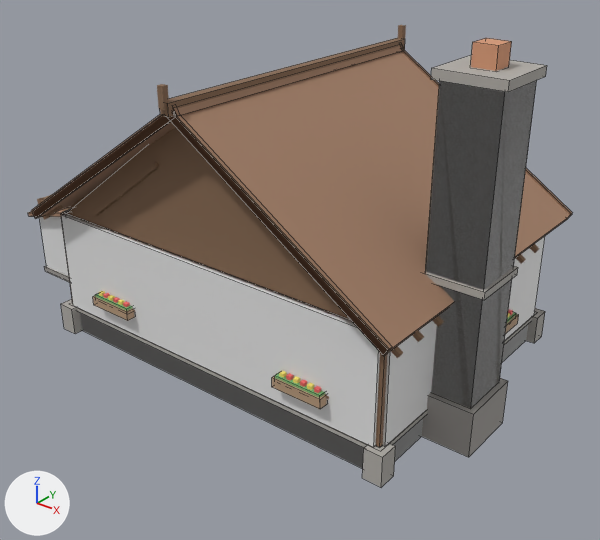
Renders of the Blender file public/models/farmhouse_exterior.blend from each side of a commit.
Camera for both pictures: a 50 mm lens placed at (13.08, -16.4, 12.16), pointed at (-0.41, 0.47, 1.7). Every picture has the same lights, and +X, +Y and +Z are marked at lower left. The first picture is the older version. Mesh edges are drawn as thin lines on the coarser meshes.

In view in the first picture: 'Bargeboard_E_-1', 'Chimney_Breast', 'Chimney_Crown', 'Chimney_Plinth', 'Foundation_Quoin_-5.3_-3.9', 'Foundation_Quoin_5.3_-3.9', 'Foundation_Quoin_5.3_3.9', 'Gable_North', 'Roof_Ridge_Beam', 'Roof_Slope_East', 'Roof_Slope_West', 'Woodshed_Roof', 'Woodshed_Sill', 'chimney-col', 'foundation-col', 'wall_east-col', 'wall_north-col' and 28 more.
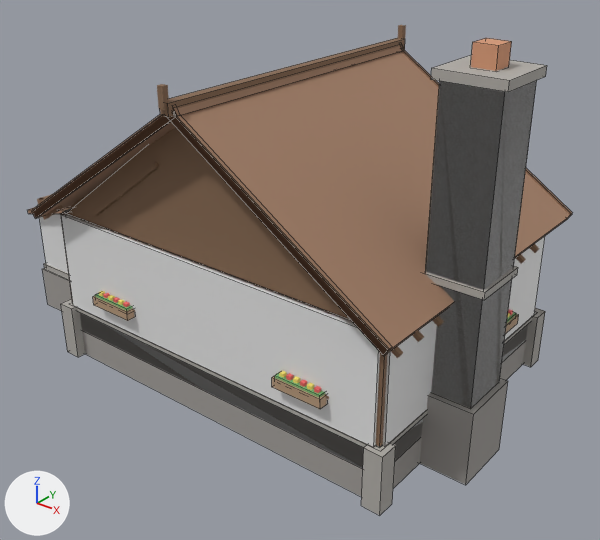
Where the newer file only moved an object's origin or applied its transform, the numbers keep the older frame.

Pixel boxes (x1, y1, x2, y2) of what changed, in the pictures (600 x 540 px; the box of a moved part takes in the faces that stretch with it):
'Foundation_Plinth', moved, rescaled (not visible before)
    after: (80, 313, 528, 497)
'Chimney_Plinth', moved, rescaled (35% taller)
    before: (422, 378, 508, 457)
    after: (420, 378, 508, 485)
'Foundation_Quoin_5.3_-3.9', reshaped, moved (62% taller)
    before: (362, 443, 396, 487)
    after: (361, 443, 396, 515)
'Foundation_Quoin_-5.3_-3.9', reshaped, moved (14% wider, 64% taller)
    before: (61, 299, 82, 334)
    after: (61, 299, 85, 357)
'Foundation_Quoin_5.3_3.9', reshaped, moved (15% wider, 67% taller)
    before: (526, 308, 545, 343)
    after: (523, 308, 545, 367)
'Woodshed_Foundation', added
    after: (43, 268, 72, 311)
'Woodshed_Sill', moved (mostly hidden)
    before: (44, 265, 70, 282)
    after: (44, 263, 69, 279)
'Woodshed_Roof', moved (mostly hidden)
    before: (28, 210, 66, 217)
    after: (28, 208, 67, 214)
part 5 of me_cube_225, moved or reshaped
    before: (422, 381, 508, 457)
    after: (420, 381, 508, 485)
'foundation-col', unchanged, covered by the edit
    before: (80, 313, 528, 469)
    after: (108, 326, 526, 469)

What changed in the scene script:
```text
Change me_cube:
    used by ob_foundation_plinth; parent = ob_farmhouse_exterior_root; location = (0.0, 0.0, 0.4)
    remove me_cube.from_pydata(...)  # 8 vertices, 6 faces; spans x -5.3..5.3, y -3.9..3.9, z -0.4..0.4
    add me_cube.from_pydata(...)  # 8 vertices, 6 faces; spans x -5.3..5.3, y -3.9..3.9, z -1.2..0.4
    me_cube part 1: the whole mesh is scaled about its middle by (1, 1, 2), then moved by (0.0, 0.0, -0.4)
Change me_cube_002:
    used by ob_foundation_quoin__5_3__3_9; parent = ob_farmhouse_exterior_root; location = (-5.3, -3.9, 0.4)
    remove me_cube_002.from_pydata(...)  # 8 vertices, 6 faces; spans x -0.25..0.25, y -0.25..0.25, z -0.41..0.41
    add me_cube_002.from_pydata(...)  # 8 vertices, 6 faces; spans x -0.25..0.25, y -0.25..0.25, z -0.81..0.81
    me_cube_002 part 2
    add for i in [0, 2, 4, 6]: me_cube_002.vertices[i].co += Vector((0.0, 0.0, -0.4))
    add for i in [1, 3, 5, 7]: me_cube_002.vertices[i].co += Vector((0.0, 0.0, 0.4))
Change me_cube_004:
    used by ob_foundation_quoin_5_3__3_9; parent = ob_farmhouse_exterior_root; location = (5.3, -3.9, 0.4)
    remove me_cube_004.from_pydata(...)  # 8 vertices, 6 faces; spans x -0.25..0.25, y -0.25..0.25, z -0.41..0.41
    add me_cube_004.from_pydata(...)  # 8 vertices, 6 faces; spans x -0.25..0.25, y -0.25..0.25, z -0.81..0.81
    me_cube_004 part 3
    add for i in [0, 2, 4, 6]: me_cube_004.vertices[i].co += Vector((0.0, 0.0, -0.4))
    add for i in [1, 3, 5, 7]: me_cube_004.vertices[i].co += Vector((0.0, 0.0, 0.4))
Change me_cube_005:
    used by ob_foundation_quoin_5_3_3_9; parent = ob_farmhouse_exterior_root; location = (5.3, 3.9, 0.4)
    remove me_cube_005.from_pydata(...)  # 8 vertices, 6 faces; spans x -0.25..0.25, y -0.25..0.25, z -0.41..0.41
    add me_cube_005.from_pydata(...)  # 8 vertices, 6 faces; spans x -0.25..0.25, y -0.25..0.25, z -0.81..0.81
    me_cube_005 part 4
    add for i in [0, 2, 4, 6]: me_cube_005.vertices[i].co += Vector((0.0, 0.0, -0.4))
    add for i in [1, 3, 5, 7]: me_cube_005.vertices[i].co += Vector((0.0, 0.0, 0.4))
Change me_cube_225:
    used by ob_chimney_plinth; parent = ob_farmhouse_exterior_root; location = (5.7, -1.2, 0.6)
    remove me_cube_225.from_pydata(...)  # 8 vertices, 6 faces; spans x -0.85..0.85, y -0.85..0.85, z -0.6..0.6
    add me_cube_225.from_pydata(...)  # 8 vertices, 6 faces; spans x -0.85..0.85, y -0.85..0.85, z -1.4..0.6
    me_cube_225 part 5: the whole mesh is scaled about its middle by (1, 1, 1.67), then moved by (0.0, 0.0, -0.4)
Change ob_foundation_quoin__5_3__3_9:
    ob_foundation_quoin__5_3__3_9.location: (-5.3, -3.9, 0.4) -> (-5.3, -3.9, 0.01)
Change ob_foundation_quoin_5_3__3_9:
    ob_foundation_quoin_5_3__3_9.location: (5.3, -3.9, 0.4) -> (5.3, -3.9, 0.01)
Change ob_foundation_quoin_5_3_3_9:
    ob_foundation_quoin_5_3_3_9.location: (5.3, 3.9, 0.4) -> (5.3, 3.9, 0.01)
Change ob_woodshed_sill:
    ob_woodshed_sill.location: (-6.8, -0.5, 0.49) -> (-6.8, -0.5, 0.59)
Change ob_woodshed_roof:
    ob_woodshed_roof.location: (-6.8, -0.5, 2.85) -> (-6.8, -0.5, 2.94)
Add ob_woodshed_foundation:
    ob_woodshed_foundation = bpy.data.objects.new('Woodshed_Foundation', me_cube_231_1)  # a box spanning x -1.7..1.7, y -2.2..2.2, z -0.65..0.65; in mat_stone_foundation (grey #a29e99)
    ob_woodshed_foundation.parent = ob_farmhouse_exterior_root
    ob_woodshed_foundation.location = (-6.8, -0.5, -0.15)
```
